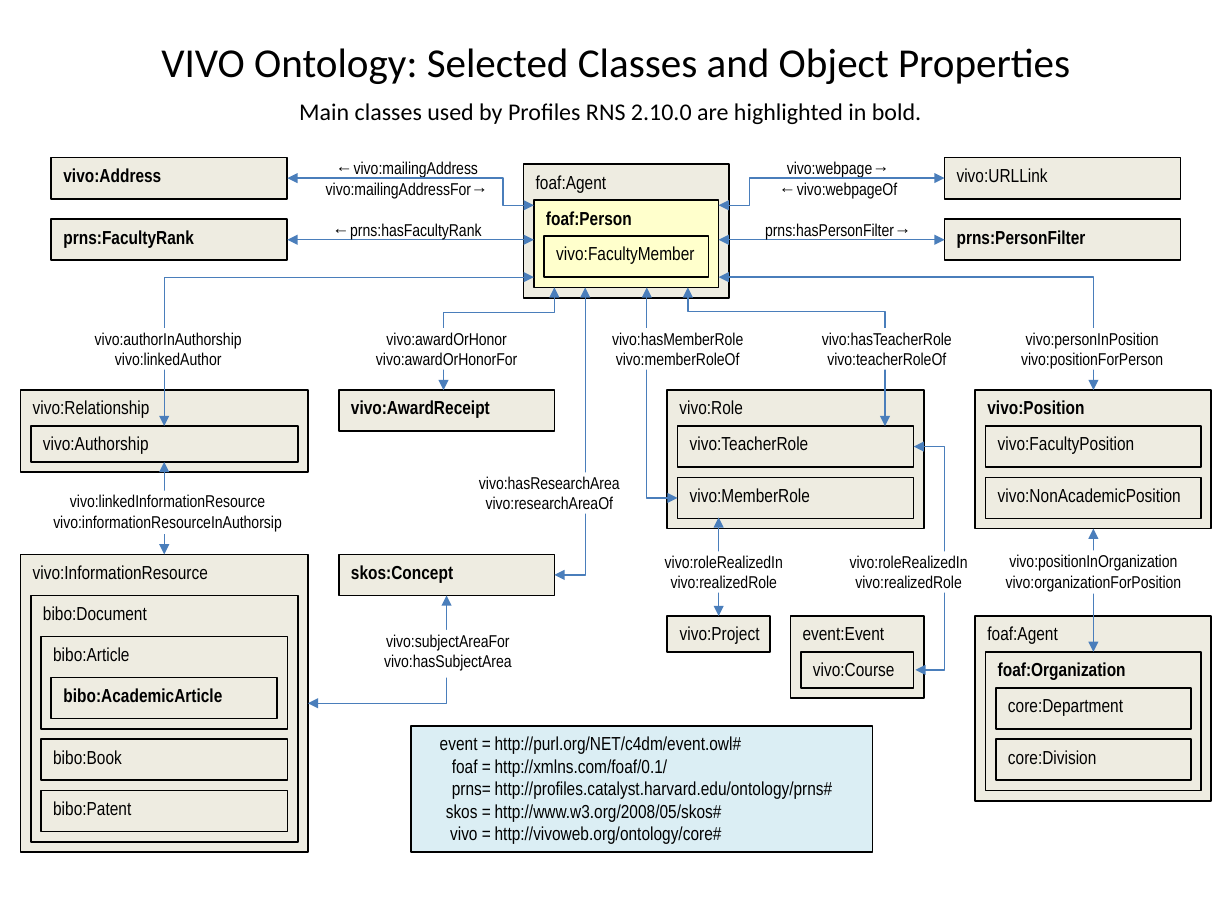
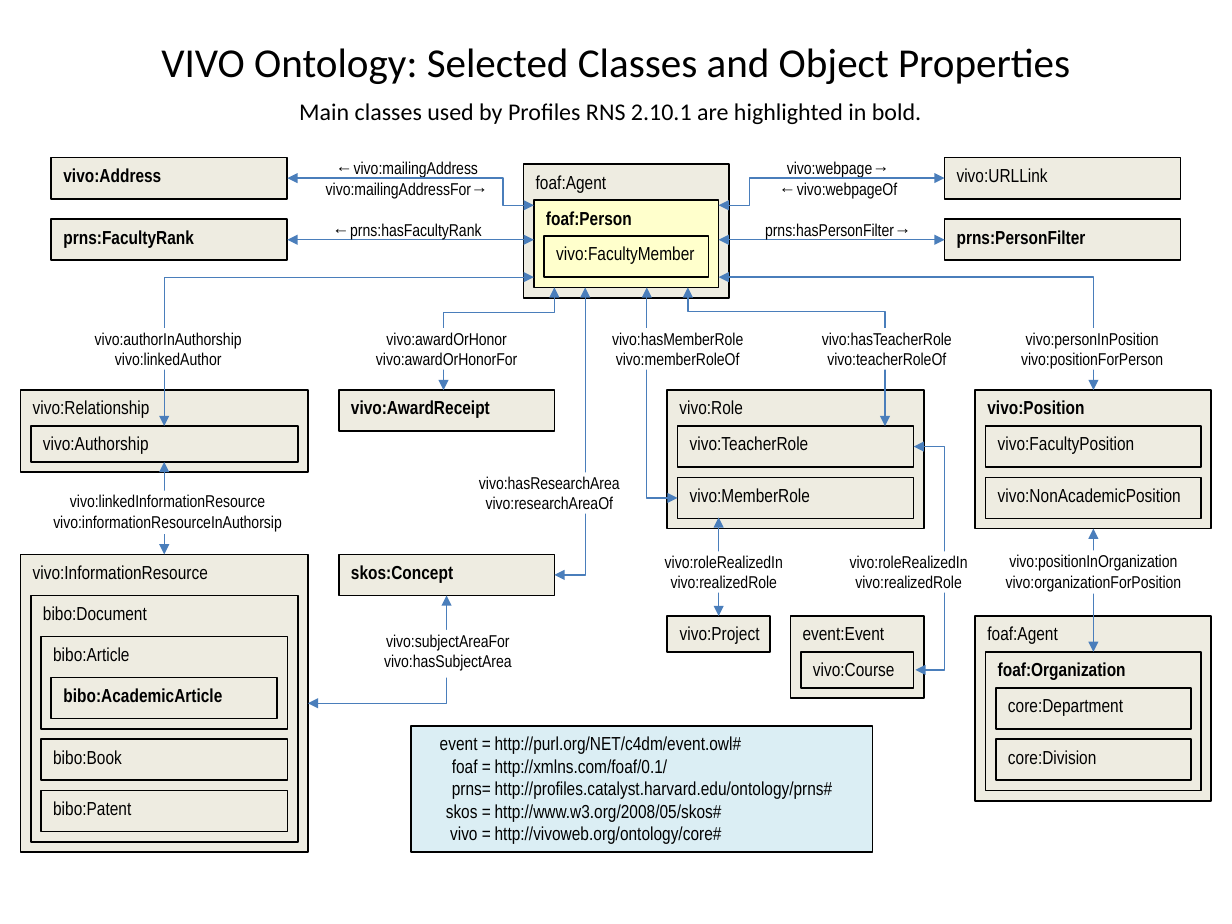
Before and after one commit to ProfilesRNS/ProfilesRNS, a slide deck: slide 1 of Documentation/ProfilesRNS_OntologyDiagram.pptx. Drawn at 1232x924 pixels with LibreOffice and Linux fonts; fonts in the diff are those of the drawing. Boxes give left, top, right and bottom in pixels: in the first picture for what was removed or moved away, otherwise in the second. Text is boxed around its words. In the diff, an @@ line names an element or a change of style, - is before the commit and + after.

```diff
--- a/Documentation/ProfilesRNS_OntologyDiagram.pptx
+++ b/Documentation/ProfilesRNS_OntologyDiagram.pptx
@@ text at (x1=299, y1=103, x2=921, y2=124): text changed @@
-Main classes used by Profiles RNS 2.10.0 are highlighted in bold.
+Main classes used by Profiles RNS 2.10.1 are highlighted in bold.
```
Also in this commit, not shown: 6 other files.
